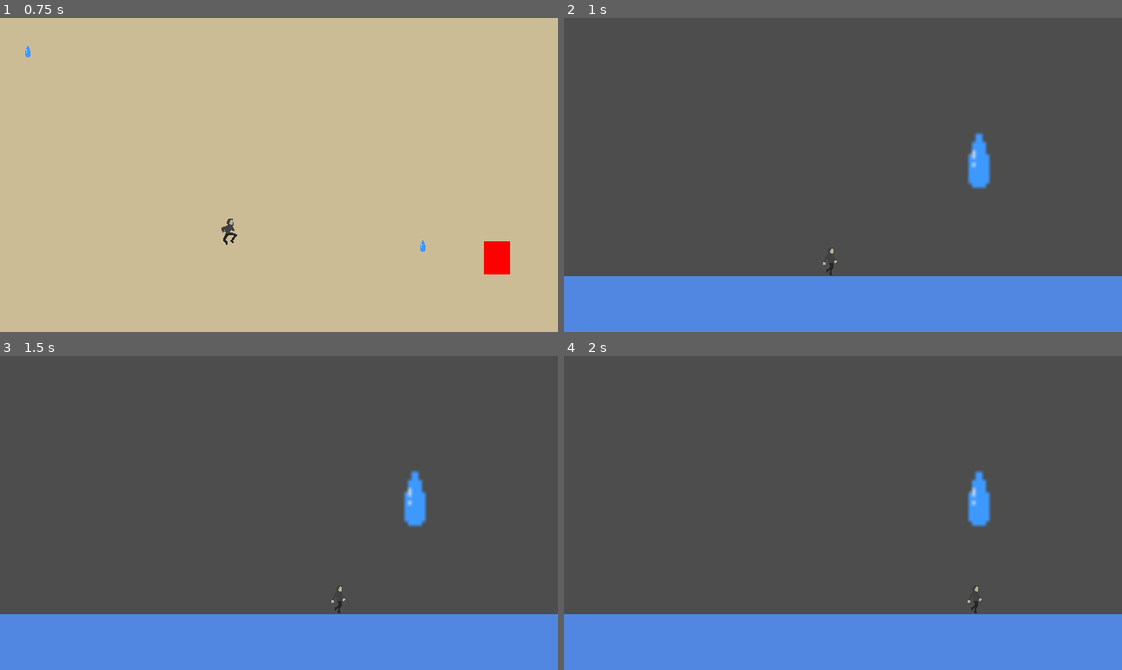
Above: before the commit, frames 1-4 (two rows, left to right).
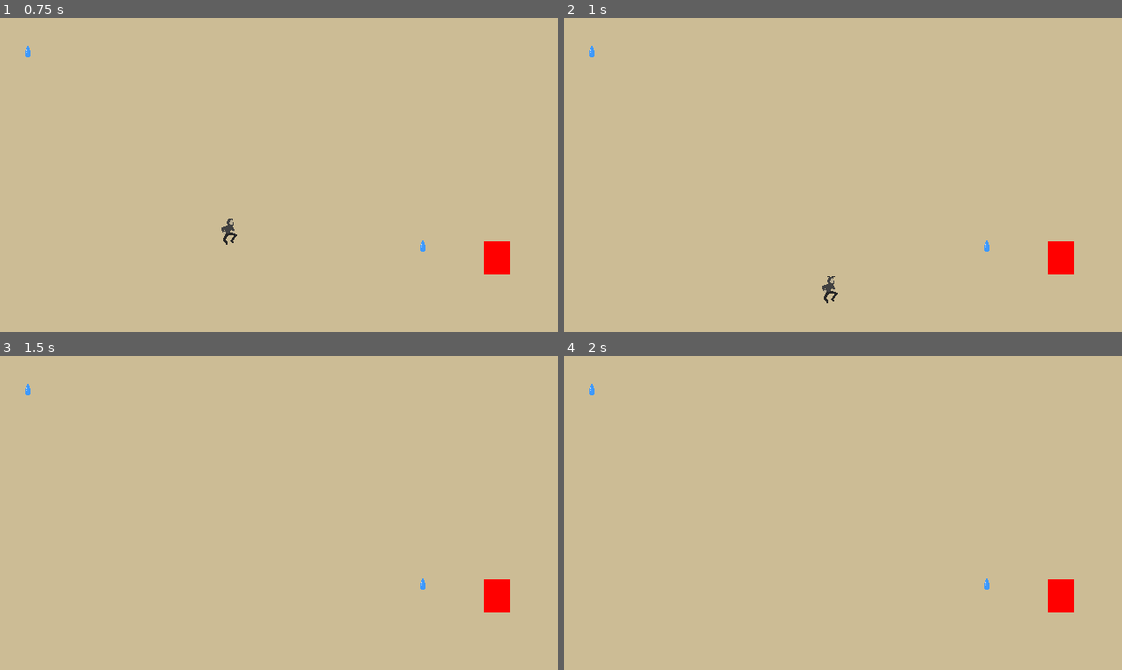
Above: after the commit, the same moments.

Repository: Aterlone/MasseyGameJam
Game: Godot game, scene res://main.tscn
Two runs of this game, one before a commit and one after it. Both use one fixed random seed, a clock stepped at 60 frames per second and the inputs below.
Inputs:
- Up to frame 1 (0.75 s): tap Enter (ui_accept) at 0.5, 0.6 s; hold Right (ui_right) from 0.53 s (still down)
- Up to frame 2 (1 s): keep holding Right (ui_right); tap Enter (ui_accept) at 0.77 s
- Up to frame 3 (1.5 s): keep holding Right (ui_right); tap Enter (ui_accept) at 1.07, 1.35 s
- Up to frame 4 (2 s): keep holding Right (ui_right); tap Enter (ui_accept) at 1.52, 1.82 s

Frame 1 is identical in both runs. In frame 2, 100% of the frame differs, in the area x 0-100%, y 0-100%; in frame 3, 100%; in frame 4, 100%.

Commit message:
Door and player script fixed to work.

Diff:
--- a/Misc/Door.gd
+++ b/Misc/Door.gd
@@ -1,7 +1,23 @@
 extends Area2D
+
+@onready var area_container = get_tree().get_root().get_node("Main/AreaContainer")
+var in_house
 
 func _on_body_entered(body):
 	if body.name == "Player":
 		print("Player with the door!")
+		if Input.is_action_just_pressed("ui_accept"):
+			if in_house:
+				scene_change("res://level_1.tscn")
+				in_house = 0
+			else:
+				scene_change("res://house_1.tscn")
+				in_house = 1
 		##IF button pressed
 		##Go to wherever door needs
+
+## Change scene
+func scene_change(scene: String):
+	var this_scene = load(scene)
+	area_container.add_child(this_scene.instantiate())
+	area_container.get_child(0).queue_free()
--- a/player/player.gd
+++ b/player/player.gd
@@ -2,8 +2,6 @@
 
 
 @onready var MAIN = get_tree().get_root().get_child(0)
-@onready var area_container = get_tree().get_root().get_node("Main/AreaContainer")
-
 
 var cam_locked = false # if true camera doesn't move
 
@@ -82,12 +80,6 @@
 	if $AnimationPlayer.has_animation(current_animation):
 		$AnimationPlayer.play(current_animation)
 
-## Change scene
-func scene_change(scene: String):
-	var main_scene = load(scene)
-	area_container.add_child(main_scene.instantiate())
-	area_container.get_child(0).queue_free()
-
 func get_controls():
 	joy_y = sign(Input.get_action_strength("ui_up") - Input.get_action_strength("ui_down"))
 	joy_x = sign(Input.get_action_strength("ui_right") - Input.get_action_strength("ui_left"))
@@ -96,14 +88,6 @@
 		button_jump += 1
 	else:
 		button_jump = 0
-
-	if Input.is_action_just_pressed("ui_accept"):
-		if in_house:
-			scene_change("res://level_1.tscn")
-			in_house = 0
-		else:
-			scene_change("res://house_1.tscn")
-			in_house = 1
 
 func movement_x():
 	"""Handles running and crouching, impulse x"""
